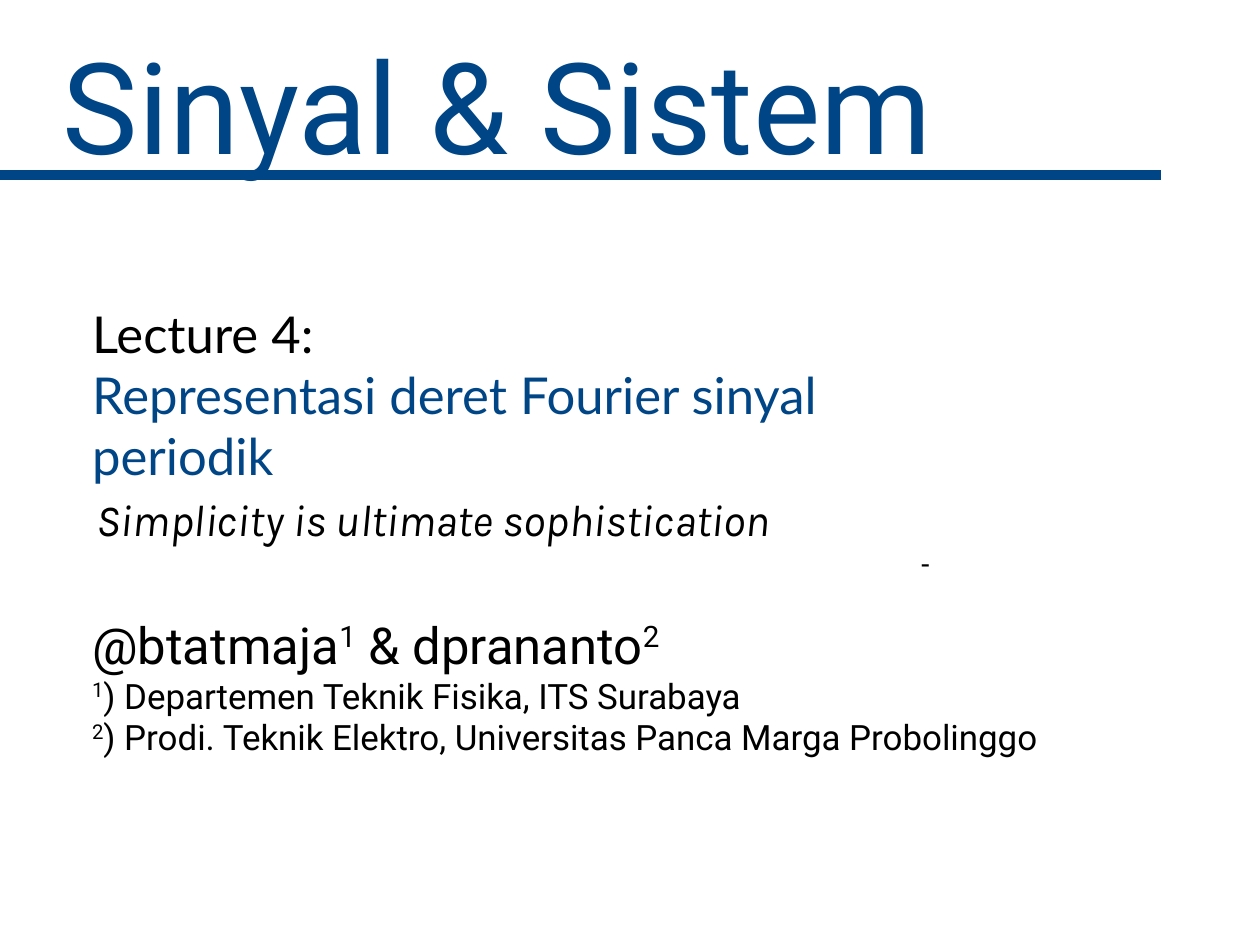
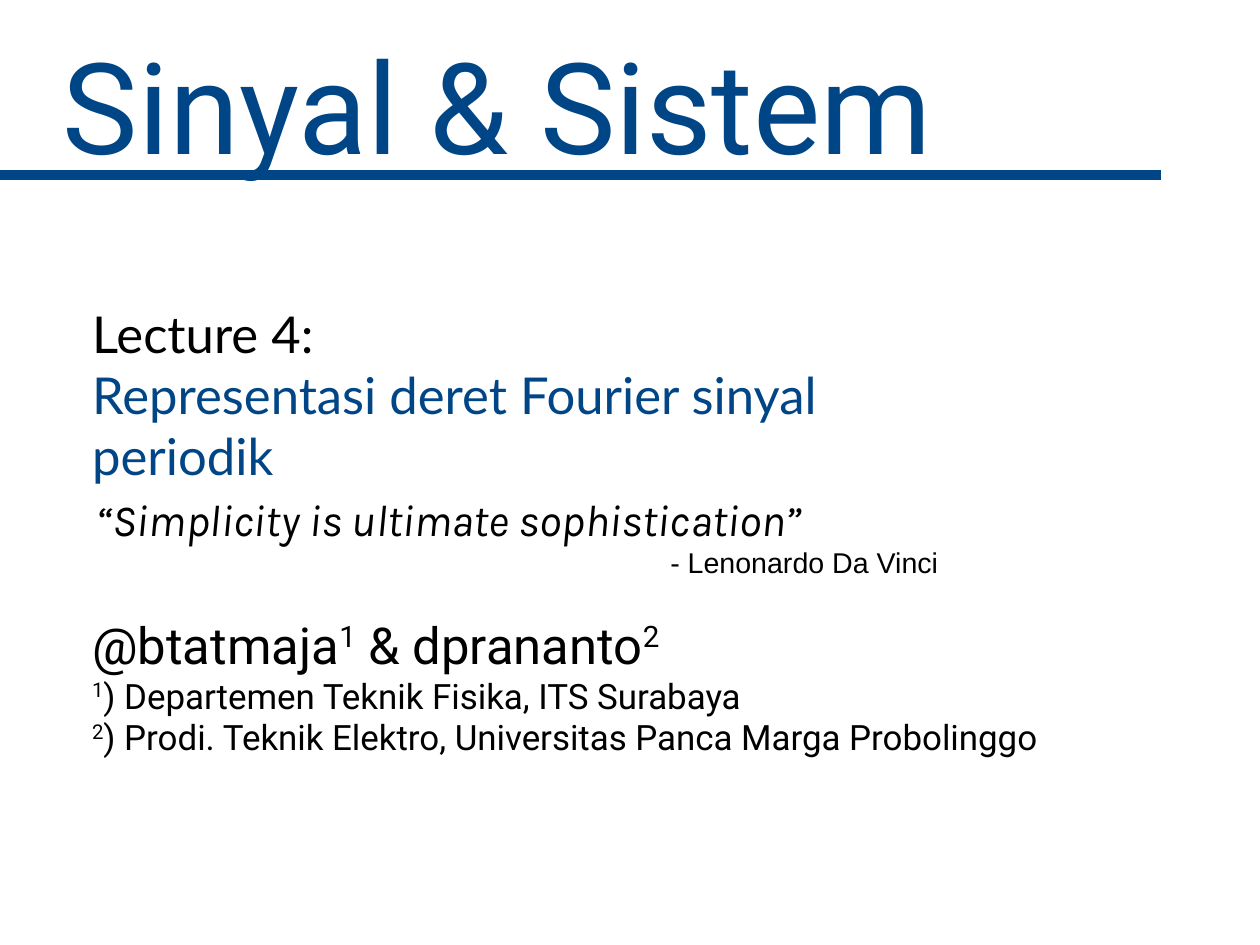
Before and after one commit to bagustris/sinyalsistem, a slide deck: slide 1 of slides/Lect4_SinyalSistem.odp. Drawn at 1260x945 pixels with LibreOffice and Linux fonts; fonts in the diff are those of the drawing. Boxes give left, top, right and bottom in pixels: in the first picture for what was removed or moved away, otherwise in the second. Text is boxed around its words. In the diff, an @@ line names an element or a change of style, - is before the commit and + after.

```diff
--- a/slides/Lect4_SinyalSistem.odp
+++ b/slides/Lect4_SinyalSistem.odp
@@ text at (97,505,938,574): text changed @@
-Simplicity is ultimate sophistication
--
+“Simplicity is ultimate sophistication”
+- Lenonardo Da Vinci
```
Also in this commit, not shown: 5 other files.
